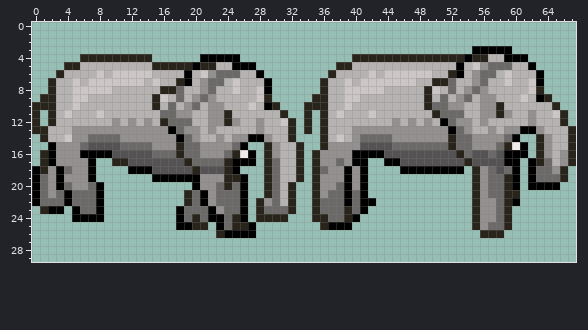
Sprite sheet -- assets/animals/elephant.png. The picture above was drawn from the file before the commit.
The file is 68x30 pixels.
Once edited:
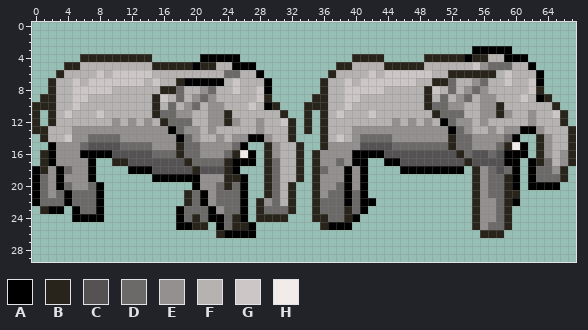
Palette (. is transparent): A #000000  B #28241c  C #545252  D #6c6969  E #93908f  F #b6b2b1  G #ccc7c6  H #f1ebea
Difference:
{"y":4,"x":44,"old":"BBBBB","new":"....."}
{"y":5,"x":44,"old":"FFFFF","new":"BBBBB"}
{"y":5,"x":53,"old":"A","new":"F"}
{"y":6,"x":19,"old":"A","new":"F"}
{"y":6,"x":21,"old":"GED","new":"FFF"}
{"y":6,"x":53,"old":"AFEDD","new":"BBBBB"}
{"y":7,"x":20,"old":"FEDD","new":"AAAA"}
{"y":11,"x":15,"old":"F","new":"B"}
